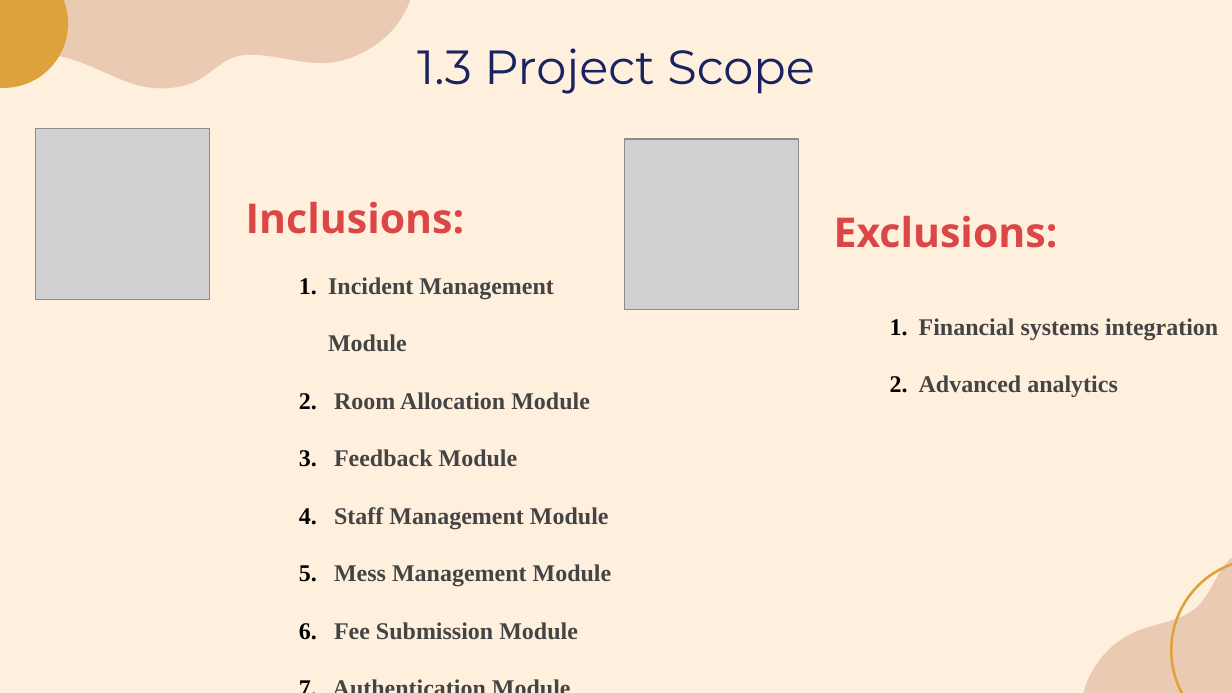
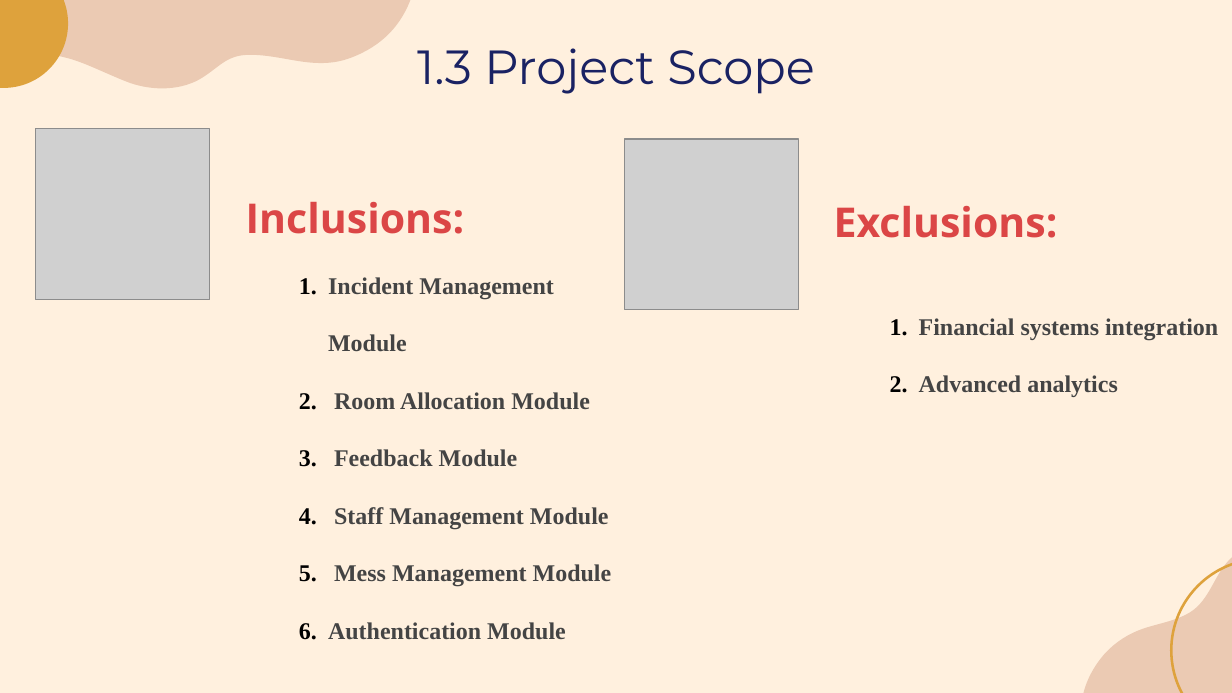
Before and after one commit to laibabintatahir/SRS-HMS, a slide deck: slide 5 of SRS_Presentation.pptx. Drawn at 1232x693 pixels with LibreOffice and Linux fonts; fonts in the diff are those of the drawing; grey boxes stand for pictures. Boxes give left, top, right and bottom in pixels: in the first picture for what was removed or moved away, otherwise in the second. Text is boxed around its words. In the diff, an @@ line names an element or a change of style, - is before the commit and + after.

```diff
--- a/SRS_Presentation.pptx
+++ b/SRS_Presentation.pptx
@@ subtitle "Exclusions:" moved from (x1=834, y1=216, x2=1058, y2=248) to (x1=834, y1=206, x2=1058, y2=238) @@
@@ text at (x1=334, y1=622, x2=578, y2=640): paragraph removed @@
-      6. Fee Submission Module
```
Also in this commit, not shown: 4 other slides changed.
